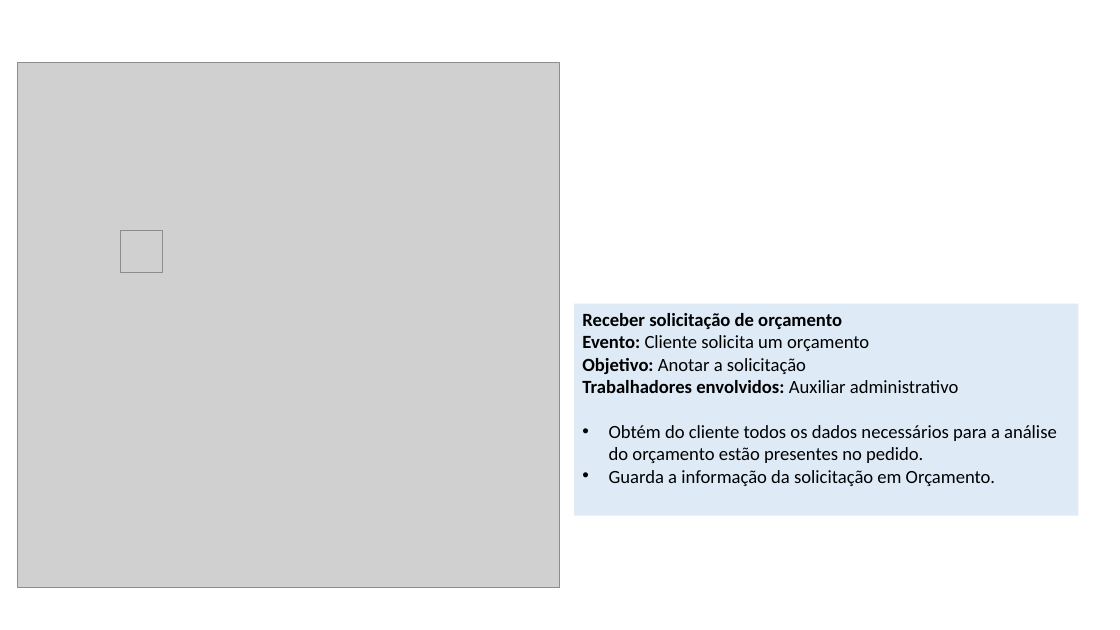
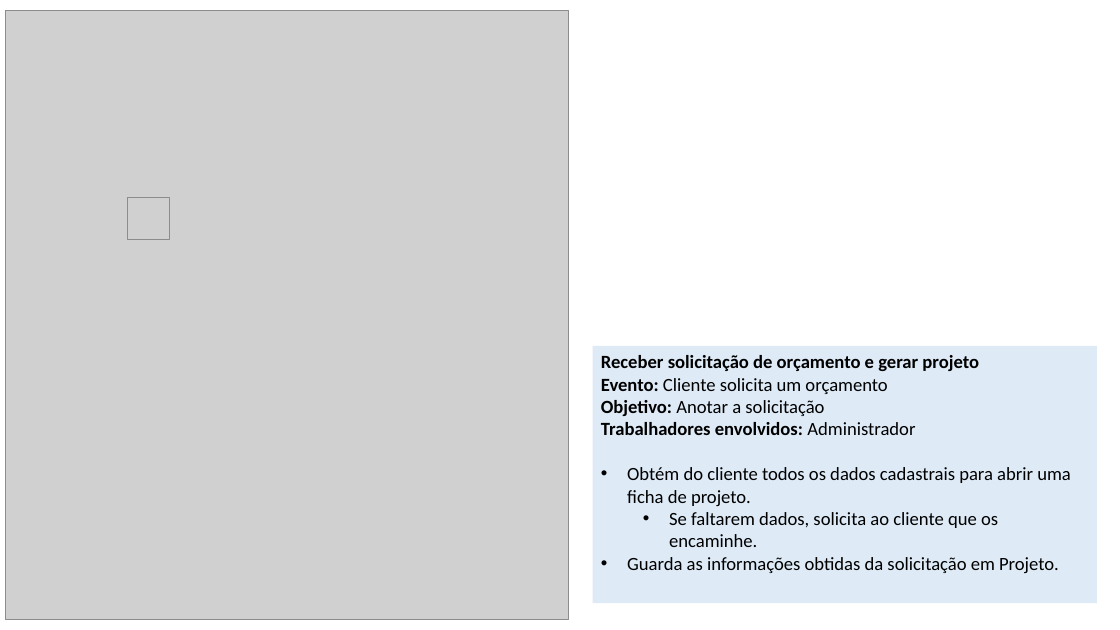
Before and after one commit to somosafsociety/Eng-Soft-EC2A, a slide deck: slide 1 of 18. Descrição dos Processos de Negócio.pptx. Drawn at 1120x630 pixels with LibreOffice and Linux fonts; fonts in the diff are those of the drawing; grey boxes stand for pictures. Boxes give left, top, right and bottom in pixels: in the first picture for what was removed or moved away, otherwise in the second. Text is boxed around its words. In the diff, an @@ line names an element or a change of style, - is before the commit and + after.

Commit message:
Revisões 16/05
Artefato 15 - Completo e revisado
Artefato 16 - Completo e revisado
Artefato 17 - Completo e revisado
Artefato 18 - Revisado até o processo (slide) 16
Artefato 19 - Precisa trocar as figuras de acordo com o artefato 16 (recomendo usar o ppt do 18 para pegar as figuras)

```diff
--- a/18. Descrição dos Processos de Negócio.pptx
+++ b/18. Descrição dos Processos de Negócio.pptx
@@ picture: place and size @@
-picture at <box>18,63,560,587</box>
+picture at <box>5,10,568,619</box>
@@ picture: place and size @@
-picture at <box>120,230,162,272</box>
+picture at <box>128,198,170,240</box>
@@ rectangle "Receber solicitação de orçamento e ...": place and size @@
-rectangle "Receber solicitação de orçamento e ..." at <box>575,303,1079,515</box>
+rectangle "Receber solicitação de orçamento e ..." at <box>593,346,1097,603</box>
@@ text in rectangle at <box>601,355,979,371</box>: text changed @@
-Receber solicitação de orçamento
+Receber solicitação de orçamento e gerar projeto
@@ text in rectangle at <box>601,422,1071,573</box>: text changed @@
-Trabalhadores envolvidos: Auxiliar administrativo
-• Obtém do cliente todos os dados necessários para a análise do orçamento estão presentes no pedido.
-• Guarda a informação da solicitação em Orçamento.
+Trabalhadores envolvidos: Administrador
+• Obtém do cliente todos os dados cadastrais para abrir uma ficha de projeto.
+  • Se faltarem dados, solicita ao cliente que os encaminhe.
+• Guarda as informações obtidas da solicitação em Projeto.
```
Also in this commit, not shown: 32 other slides changed, 6 other files.
